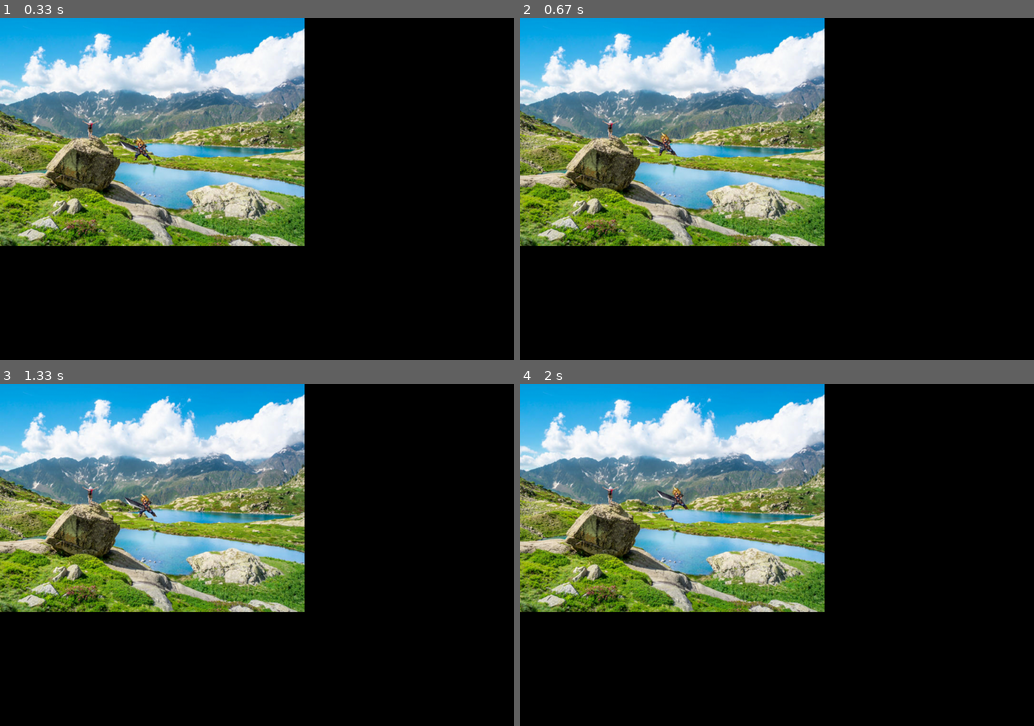
Above: before the commit, frames 1-4 (two rows, left to right).
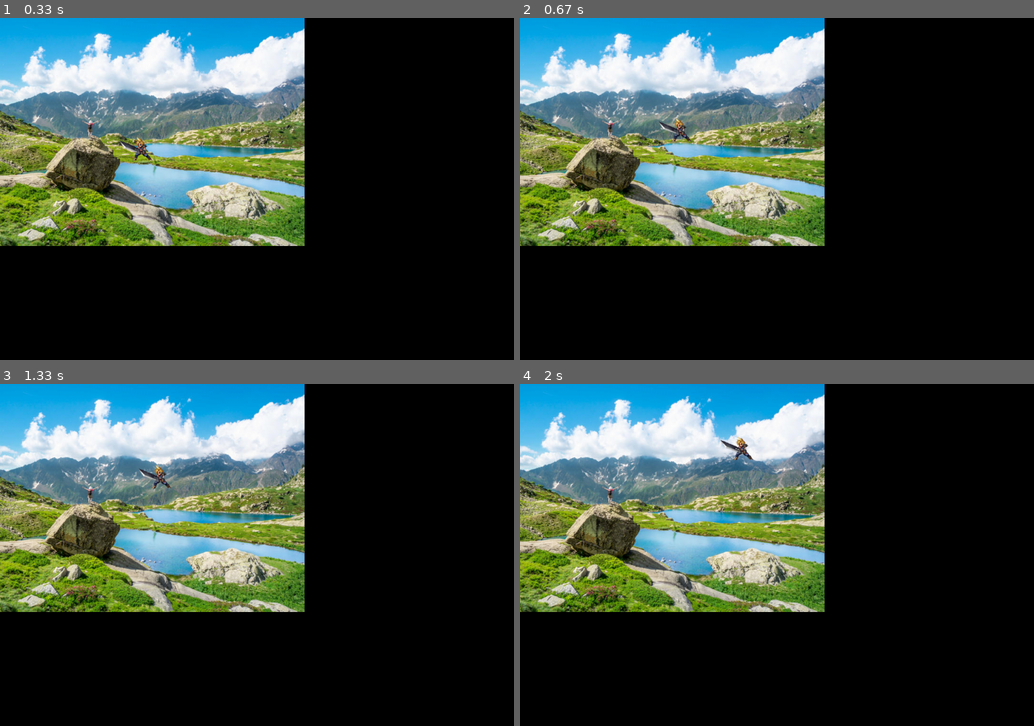
Above: after the commit, the same moments.

Repository: Gdubol/RPGPT-V2
Game: pygame game, started from jeu_jeu.py
Two runs of this game, one before a commit and one after it. Both use one fixed random seed, a clock stepped at 60 frames per second and the inputs below.
Inputs:
- Up to frame 1 (0.33 s): no input
- Up to frame 2 (0.67 s): hold Z from 0.33 s (still down); hold D from 0.33 s (still down)
- Up to frame 3 (1.33 s): release Z at 0.8 s; release D at 0.8 s; hold Q 0.83-1.3 s; hold D 0.83-1.3 s; tap Z at 0.9, 1.2 s
- Up to frame 4 (2 s): hold D 1.33-1.8 s; tap Z at 1.4, 1.7, 1.9 s; hold D from 1.83 s (still down)

Frame 1 is identical in both runs. In frame 2, 0.3% of the frame differs, in the area x 24-34%, y 29-41%; in frame 3, 0.3%; in frame 4, 0.3%, in the area x 26-46%, y 15-37%.

Commit message:
Add files via upload

Diff:
--- a/jeu_jeu.py
+++ b/jeu_jeu.py
@@ -1,10 +1,7 @@
 # -*- coding: utf-8 -*-
 import pygame
 from pygame.locals import*
-
-
-
-
+import time
 # fenetre = pygame.display.set_mode((600,400))
 # fond = pygame.image.load('background_test.jpg').convert()
 # rock = pygame.image.load('rock.png').convert()
@@ -53,26 +50,73 @@
 #         pygame.display.flip()
 #
 # mainloop(fenetre,position)
+
 pygame.init()
 
+#classe pour le jeu
 class Game:
 
     def __init__(self):
         self.player = Player()
+        # self.pressed = {}  ##alternative pour les touches, creer un dictionnaire des touches avec True ou False pour si appuyer ou pas
 
+#classe pour le test projectile
+class Projectile(pygame.sprite.Sprite):
+
+    def __init__(self, player): #on récupère les infos joueur dans le constructeur
+        super().__init__()
+        self.vitesse = 1
+        self.player = player
+        self.image = pygame.image.load('projectile.png')
+        self.image = pygame.transform.scale(self.image, (80,80))
+        self.rect = self.image.get_rect()
+        self.rect.x = player.rect.x - 60
+        self.rect.y = player.rect.y - 18
+        self.origin_image = self.image
+        self.angle = 0
+
+    def rotate(self):
+        self.angle += 12
+        self.image = pygame.transform.rotozoom(self.origin_image, self.angle, 1)
+        self.rect = self.image.get_rect(center = self.rect.center)
+
+    def remove(self):
+        self.player.all_projectiles.remove(self)
+
+    def move(self):
+        self.rect.x -= self.vitesse
+        self.rotate()
+        time.sleep(0.0001)
+        #penser à vérifier qu'il est plus sur l'écran pour le détruire
+        if self.rect.x < 0:
+            self.remove()
 #classe pour le perso du joueur
 class Player(pygame.sprite.Sprite):
 
+    #Toutes les valeurs qu'on initialise sont données ici
     def __init__(self):
-        self.health = 144
-        self.max_health = 144
-        self.attack = 12
-        self.speed = 5
-        self.image = pygame.image.load('perso_test.png')
-        self.rect = self.image.get_rect()
-        self.rect.x = 250
+        super().__init__()
+        #truc à perso plus tard
+        self.health = 144 #pt de vie de base du perso
+        self.max_health = 144 #cap max en cas de recup de vie par exemple
+        self.attack = 12 #attack de base du perso
+
+        self.all_projectiles = pygame.sprite.Group()
+
+        #vitesse de l'image du perso
+        self.speed = 10
+
+        #bordel du perso et de son affichage
+        self.image = pygame.image.load('perso_test.png') #importer image perso
+        self.rect = self.image.get_rect() #récup sa position sous forme d'un carré qui prend ses dimensions
+        self.rect.x = 250 #positionnement du perso
         self.rect.y = 250
 
+    #Définition des projectiles
+    def lancement_projectile(self):
+        self.all_projectiles.add(Projectile(self))
+
+    #Définition des déplacements au sein de la classe Player
     def move_right(self):
         self.rect.x += self.speed
     def move_left(self):
@@ -82,34 +126,56 @@
     def move_down(self):
         self.rect.y += self.speed
 
-pygame.display.set_caption('RPGPT')
-screen = pygame.display.set_mode((1080,720))
-background = pygame.image.load('background_test.jpg')
-game = Game()
-player = Player()
+#Affichage de la fenetre de jeu
+
+pygame.display.set_caption('RPGPT') #Pour le titre de la fenetre
+screen = pygame.display.set_mode((1080,720)) #Affichage fenetre (Note : affichage personnalisé à prévoir avec l'import des conditions données dans le menu)
+background = pygame.image.load('background_test.jpg') #importation du background
+game = Game() #initialisation du "game." pour la classe Game
+player = Player() #initialisation du "player." pour la classe Player
 
 running = True
-while running:
-    screen.blit(background, (0,0))
-    screen.blit(game.player.image, game.player.rect)
-    pygame.display.flip()
+while running:  #boucle infinie
+    screen.blit(background, (0,0)) #mettre le fond
+    screen.blit(game.player.image, game.player.rect) #appliquer l'image du joueur
+
+    #afficher les projectiles sur l'écran
+    for projectile in game.player.all_projectiles:
+        projectile.move()
+
+    game.player.all_projectiles.draw(screen) #dessine tout ce qu'il y a dans le groupe sur l'écran
+
+    # if game.pressed.get(pygame.K_d):  #pour l'alternative des touches encore, pour les conditions de déplacements
+    #     game.player.move_right()
+    # elif game.pressed.get(pygame.K_q):
+    #     game.player.move_left()
+
+    pygame.display.flip() #mettre à jour l'écran
+
     for event in pygame.event.get():
         if event.type == pygame.QUIT:
-            running = False
-            pygame.quit()
-            print('Fermeture du jeu')
-        elif event.type == KEYDOWN:
-            if pygame.key.get_pressed()[pygame.K_s]:
-                game.player.move_down()
-            if pygame.key.get_pressed()[pygame.K_z]:
-                game.player.move_up()
-            if pygame.key.get_pressed()[pygame.K_d]:
-                game.player.move_right()
-            if pygame.key.get_pressed()[pygame.K_q]:
-                game.player.move_left()
-            if pygame.key.get_pressed()[pygame.K_ESCAPE]:
-                pygame.quit()
+            running = False #stop la boucle
+            exec(open("jeu_menu0.1.py").read()) #femer le jeu et rouvre le menu (Note : à utiliser plus tard dans le menu Echap, avec un "Retour au Menu Principale")
 
+        # elif event.type == pygame.KEYDOWN:  #détection des touches et activation ou désactivation
+        #     game.pressed[event.key] = True
+        # elif event.type == pygame.KEYUP:
+        #     game.pressed[event.key] = False
+
+#utilisation des Touches pour le déplacements et les interractions
+
+        if pygame.key.get_pressed()[pygame.K_s] and game.player.rect.y + game.player.rect.height < background.get_height() :
+            game.player.move_down()
+        if pygame.key.get_pressed()[pygame.K_z] and game.player.rect.y > 0:
+            game.player.move_up()
+        if pygame.key.get_pressed()[pygame.K_d] and game.player.rect.x + game.player.rect.width < background.get_width() :
+            game.player.move_right()
+        if pygame.key.get_pressed()[pygame.K_q] and game.player.rect.x > 0:
+            game.player.move_left()
+        if pygame.key.get_pressed()[pygame.K_SPACE]: #touche projectiles
+            game.player.lancement_projectile()
+        if pygame.key.get_pressed()[pygame.K_ESCAPE]:
+            exec(open("jeu_menu0.1.py").read()) #femer le jeu et rouvre le menu (Note : à utiliser plus tard dans le menu Echap, avec un "Retour au Menu Principale")
 
 
 
